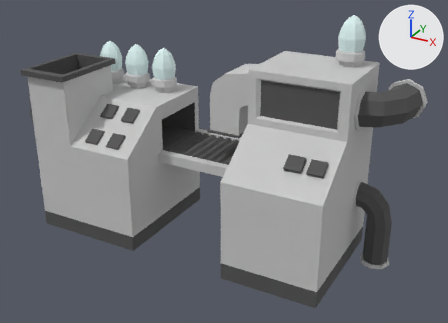
What one commit did to the FBX model Assets/Models/obj_machine_metal.FBX.
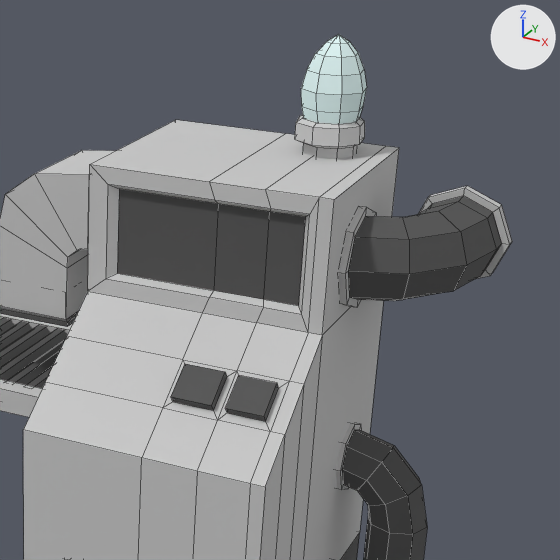
There are two pictures of each version: one whole from a 50 mm lens placed at (-0.004347, -0.002289, 0.001961), pointed at (-0.005933, 0.000594, 0.000519), one close up on the part from 47% to 100% of the width and 0% to 74% of the height. The axes (+X, +Y, +Z) are drawn at upper right. The lights are the same throughout. The close-ups show mesh edges as thin lines. Where no turn or scale is listed for an object, it has been applied to the vertices.

The first close-up shows 'obj_machine_metal'.
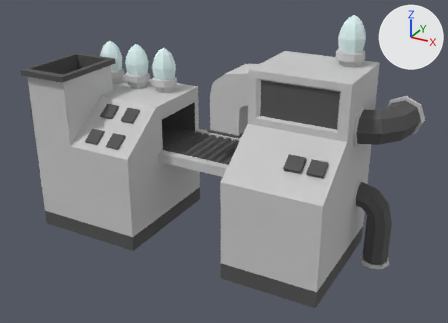
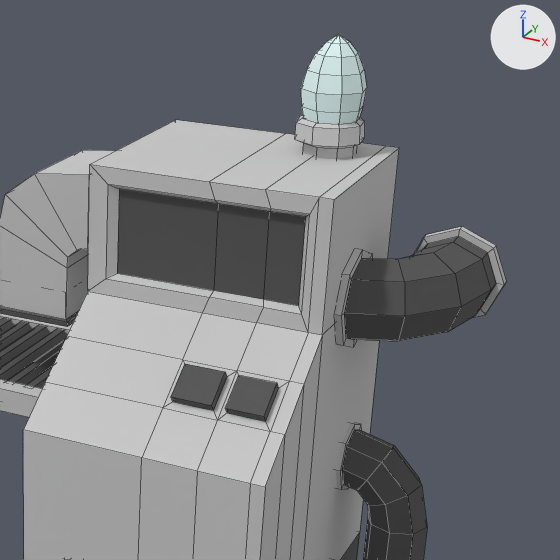
Patch to the scene script:
```diff
--- a/Assets/Models/obj_machine_metal.FBX.py
+++ b/Assets/Models/obj_machine_metal.FBX.py
@@ me_mesh @@
 me_mesh.from_pydata(...)  # 1282 vertices, 1135 faces; spans x -0.00065..0.00168, y -0.0004..0.00041, z -0.00001..0.00137
 # used by ob_obj_machine_metal; location = (-0.006595, 0.000588, 0.0)
+# me_mesh part 1: the loose piece of 72 vertices spanning x 0.0014..0.00168, y 0.00001..0.00041, z 0.00081..0.00104 is moved by (0.0, 0.0, -0.0001)
 me_mesh.materials.append(mat_m_gray)
```

Changed parts and their boxes [x1, y1, x2, y2] in the close-ups (560 x 560 px; the box of a moved part takes in the faces that stretch with it):
'obj_machine_metal', reshaped: before [0, 35, 512, 560]; after [0, 35, 507, 560]
part 1 of me_mesh, moved or reshaped: before [339, 186, 512, 308]; after [335, 226, 507, 348]
